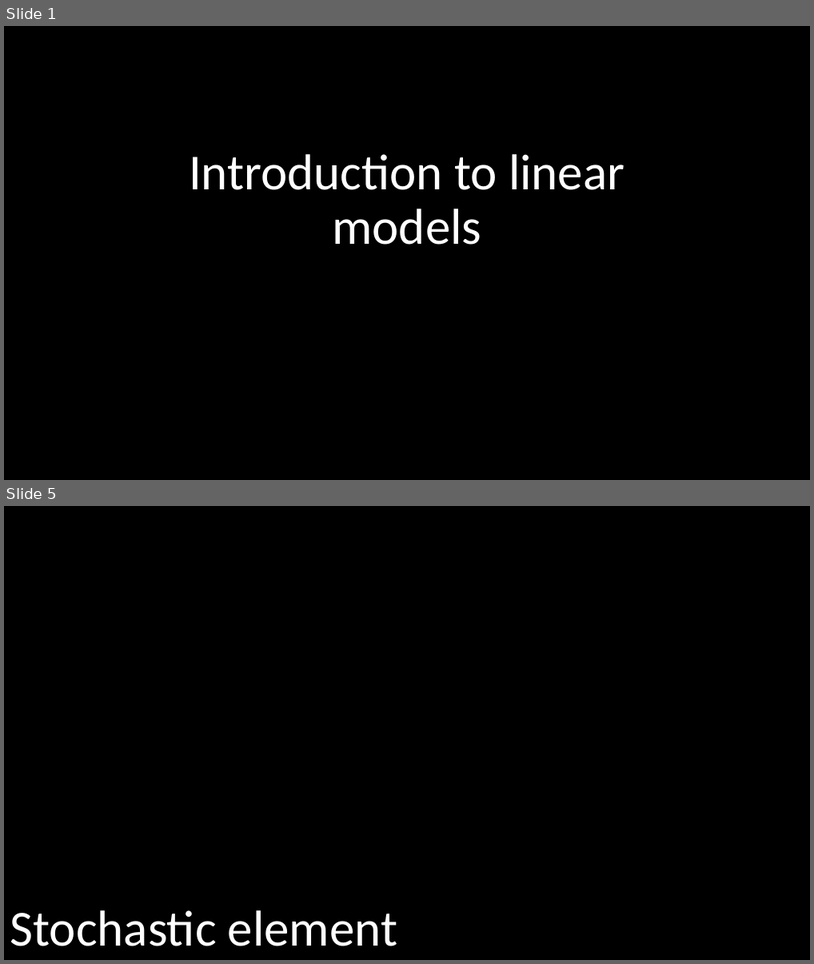
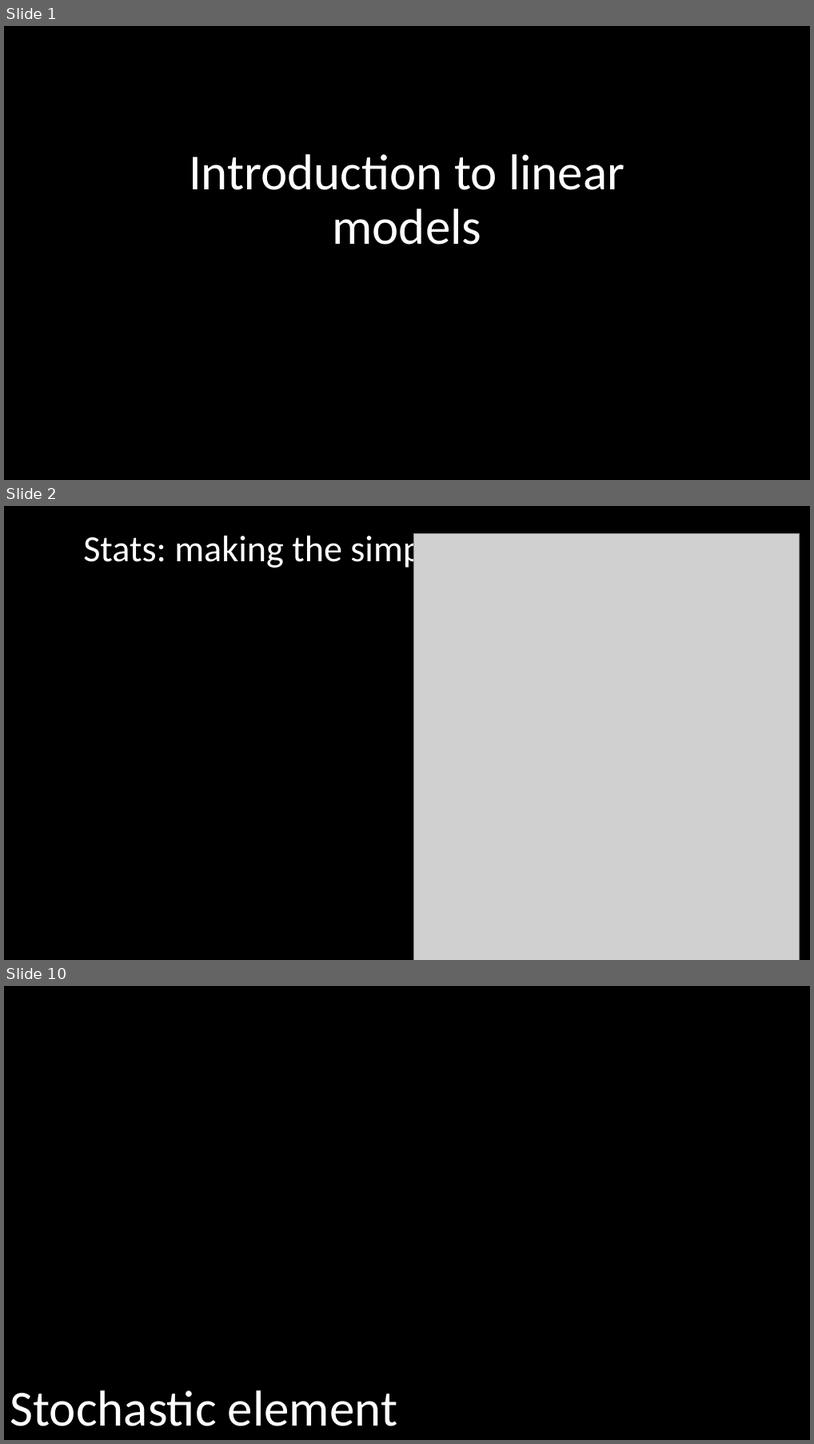
Before and after one commit to DeonRoos/stats-for-biologists, a slide deck: Lecture 2 - lm overview/Slides/Introduction to linear models.pptx. Shown one above the other, each under a label of ours: slides 1 and 5 before the commit, slides 1, 2 and 10 after it; the slides between them are not shown. The pictures are 814x964 and 814x1444 pixels, drawn with LibreOffice and Linux fonts; fonts in the diff are those of the drawing; grey boxes stand for pictures. Boxes give left, top, right and bottom in pixels: in the first picture for what was removed or moved away, otherwise in the second. Text is boxed around its words. In the diff, an @@ line names an element or a change of style, - is before the commit and + after.

```diff
--- a/Lecture 2 - lm overview/Slides/Introduction to linear models.pptx
+++ b/Lecture 2 - lm overview/Slides/Introduction to linear models.pptx
@@ slide 2 added at [4,506,810,960], background #000000 @@
@@ title added at [83,531,730,571], 44 pt, text #FFFFFF @@
+Stats: making the simple seem complicated
@@ picture added at [414,534,800,960] @@
@@ what was slide 5 is now slide 10 @@
```
Also in this commit, not shown: 3 slides changed, 11 other slides added, 5 slides removed, 12 other files.
